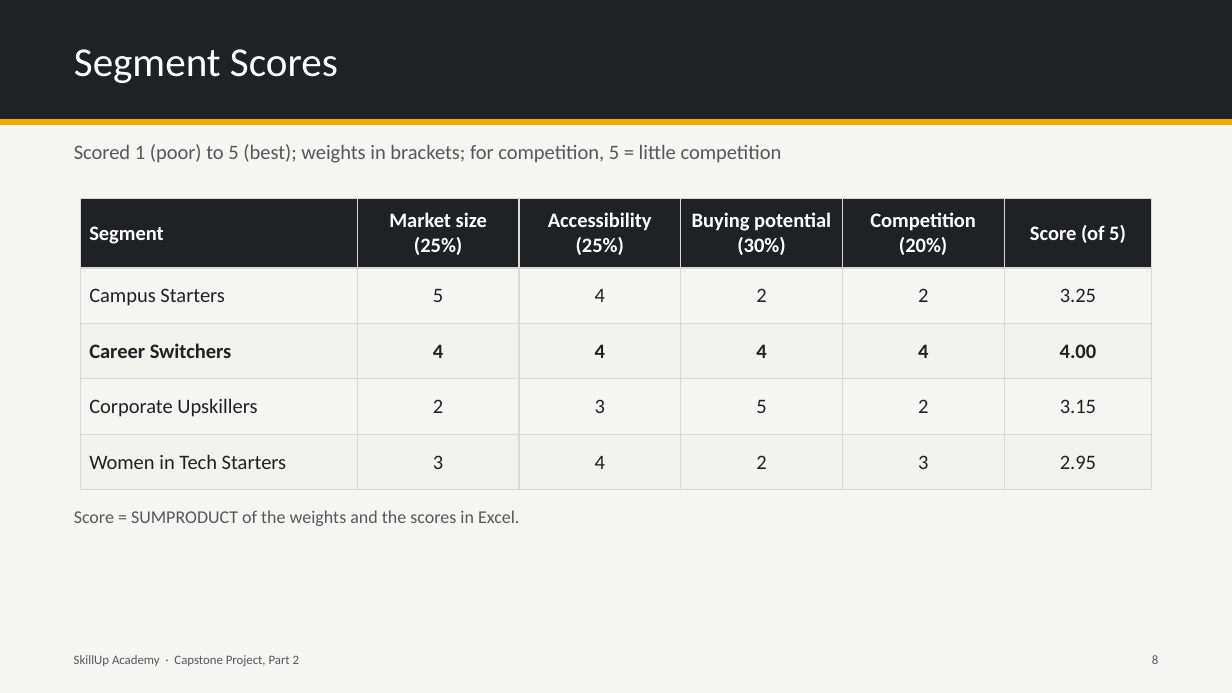
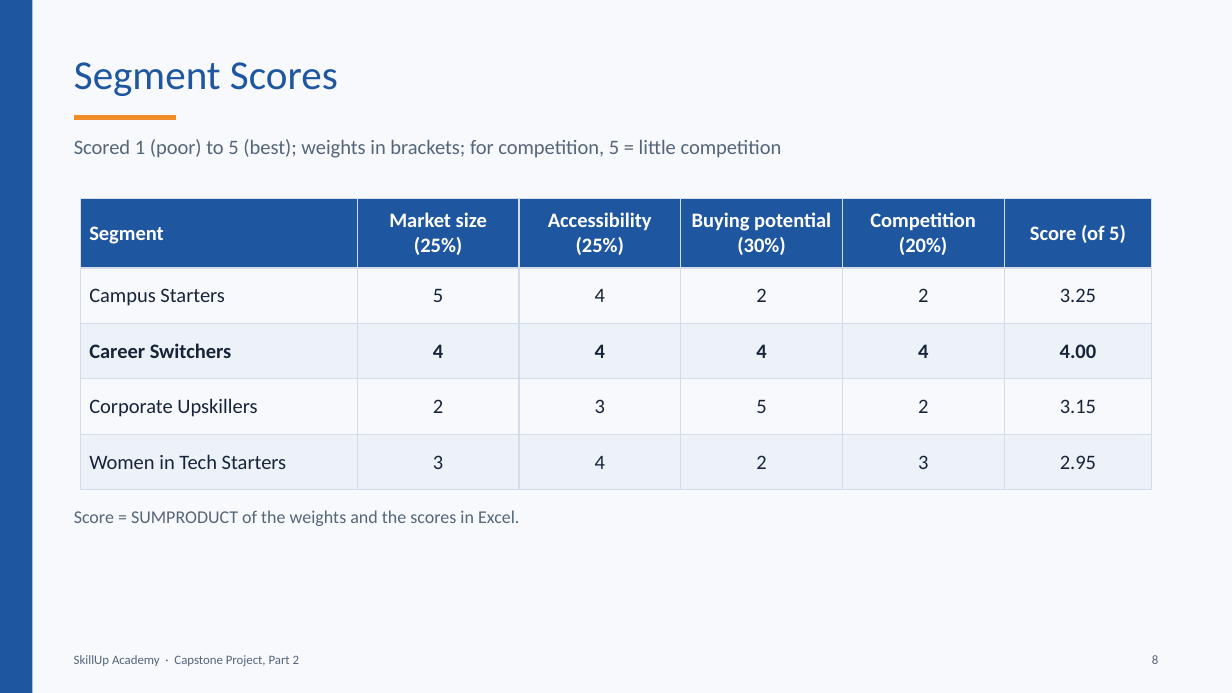
Before and after one commit to BadboyVee/BlackHoleeee, a slide deck: slide 8 of capstone/Customer_Analysis.pptx. Drawn at 1232x693 pixels with LibreOffice and Linux fonts; fonts in the diff are those of the drawing. Boxes give left, top, right and bottom in pixels: in the first picture for what was removed or moved away, otherwise in the second. Text is boxed around its words. In the diff, an @@ line names an element or a change of style, - is before the commit and + after.

```diff
--- a/capstone/Customer_Analysis.pptx
+++ b/capstone/Customer_Analysis.pptx
@@ background #F5F5F3 to #F7F9FC @@
@@ rectangle removed at (0, 0, 1232, 120) @@
@@ rectangle added at (0, 0, 32, 693), fill #1E56A0 @@
@@ title "Segment Scores": place and size @@
-title "Segment Scores" at (74, 49, 338, 83)
+title "Segment Scores" at (74, 62, 338, 96)
@@ title "Segment Scores" at (74, 62, 338, 96): text colour #FFFFFF to #1E56A0 @@
@@ line added from (74, 117) to (176, 117), #F28C28 4 pt @@
@@ line removed from (0, 122) to (1232, 122) @@
@@ text colour #57575A to #55657A in 4 elements at (74, 655, 299, 666), (1152, 655, 1158, 664), (74, 510, 519, 526), (74, 139, 782, 158) @@
@@ table at (80, 199, 1153, 490) @@
@@ fill #202124 to #1E56A0 in row 1 @@
@@ fill #F2F2EF to #EDF2F9 in 12 cells @@
@@ text colour #202124 to #17243A in "Campus Starters", "5", "4", "2" and 20 more places @@
@@ borders changed @@
```
Also in this commit, not shown: 15 other slides changed, 7 other files.
